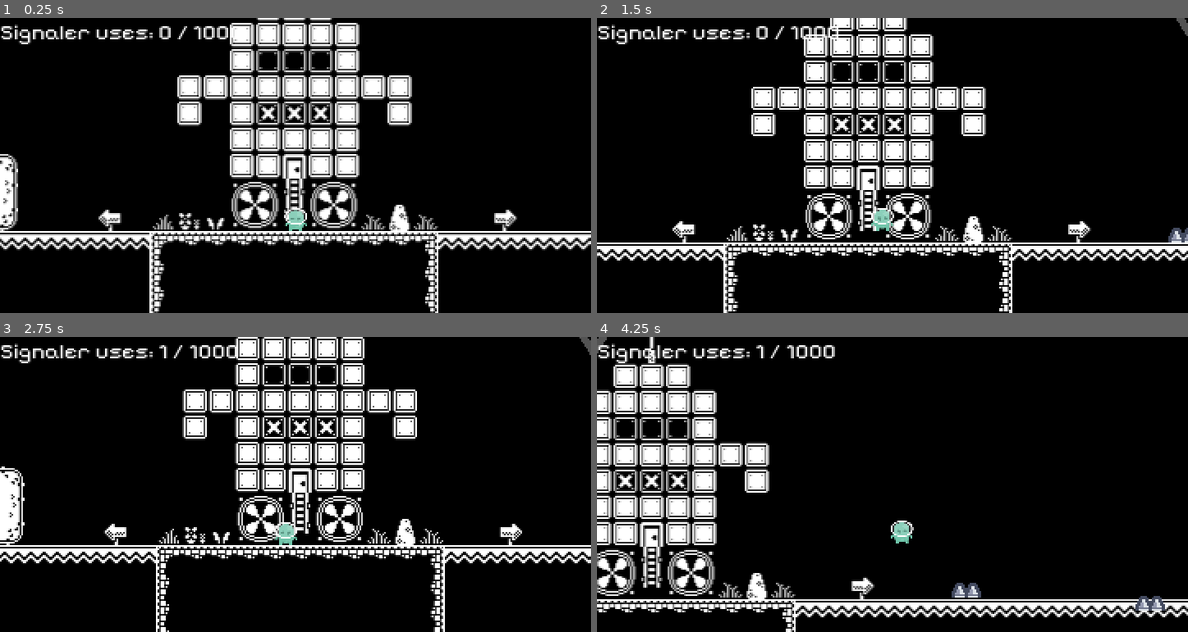
Above: before the commit, frames 1-4 (two rows, left to right).
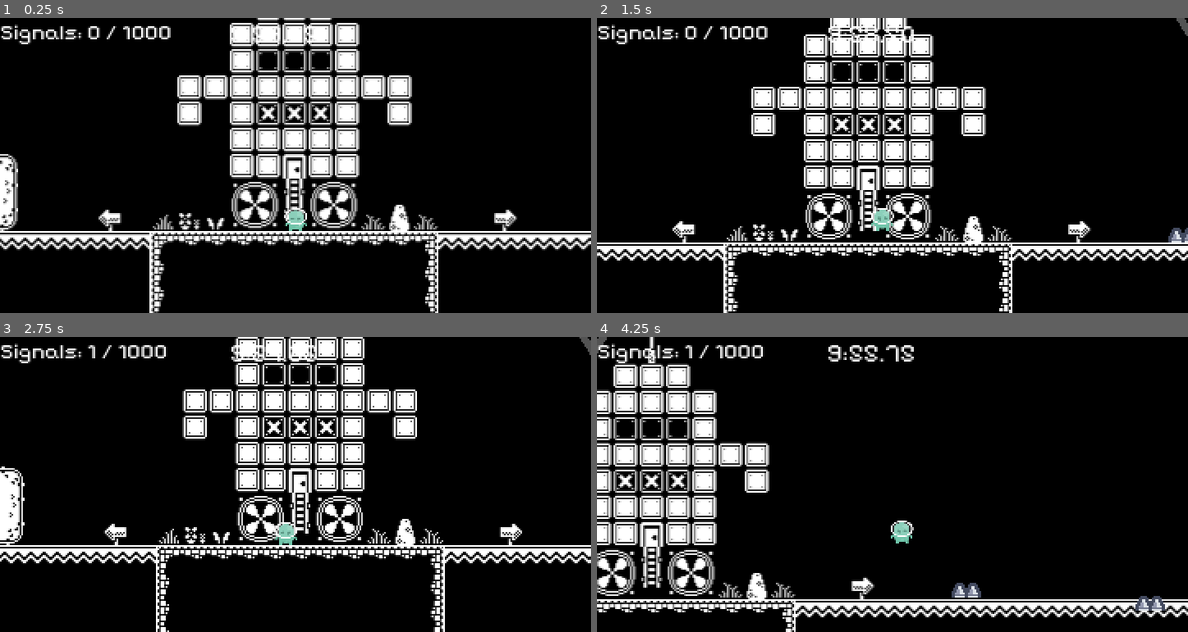
Above: after the commit, the same moments.

Repository: djutemark/ld59
Game: Godot game, scene res://game.tscn
Same seed, same stepped clock (60 frames per second), same inputs: the game is played once before the commit and once after it. The engine's default icon, where the game draws it, is replaced by a stand-in: a white triangle on a blue panel in a dark square.
Inputs:
- Up to frame 1 (0.25 s): no input
- Up to frame 2 (1.5 s): tap Enter at 0.5 s; hold E (use_signaler) 0.53-1.28 s; hold D (move_right) from 0.53 s (still down); tap Space (jump) at 0.77 s; tap R at 1.35 s
- Up to frame 3 (2.75 s): tap Space (jump) at 1.52 s; release D (move_right) at 2.03 s; hold A (move_left) from 2.03 s (still down); hold E (use_signaler) from 2.03 s (still down)
- Up to frame 4 (4.25 s): release A (move_left) at 2.78 s; release E (use_signaler) at 2.78 s; hold D (move_right) from 2.78 s (still down); tap R at 2.85 s; tap Space (jump) at 3.02, 3.77 s; hold E (use_signaler) from 3.53 s (still down)

The runs differ from the first frame. In frame 1, 0.8% of the frame differs, in the area x 10-54%, y 2-9%; in frame 2, 0.9%; in frame 3, 0.9%; in frame 4, 1.1%.

Commit message:
Add game timer

Diff:
--- a/hud.tscn
+++ b/hud.tscn
@@ -2,16 +2,11 @@
 
 [ext_resource type="Script" uid="uid://bs38usivmy2am" path="res://scripts/hud.gd" id="1_64ctp"]
 [ext_resource type="FontFile" uid="uid://1t52y13lu4i1" path="res://fonts/PixelifySans-VariableFont_wght.ttf" id="2_8sq4i"]
-[ext_resource type="Texture2D" uid="uid://b7swtng3asa25" path="res://monochrome_tilemap_transparent.png" id="3_8sq4i"]
 [ext_resource type="PackedScene" uid="uid://xnu6v024vx1n" path="res://gui/gui_key.tscn" id="3_640wx"]
 
 [sub_resource type="Theme" id="Theme_ryrav"]
 default_font = ExtResource("2_8sq4i")
 default_font_size = 14
-
-[sub_resource type="AtlasTexture" id="AtlasTexture_640wx"]
-atlas = ExtResource("3_8sq4i")
-region = Rect2(274, 72, 12, 8)
 
 [node name="HUD" type="CanvasLayer" unique_id=1372894820]
 script = ExtResource("1_64ctp")
@@ -24,6 +19,20 @@
 theme = SubResource("Theme_ryrav")
 text = "NUM_USES"
 
+[node name="Timer" type="Label" parent="." unique_id=1232686466]
+unique_name_in_owner = true
+custom_minimum_size = Vector2(80, 0)
+anchors_preset = 5
+anchor_left = 0.5
+anchor_right = 0.5
+offset_left = -23.5
+offset_right = 23.5
+offset_bottom = 20.0
+grow_horizontal = 2
+text = "TIMERRRR"
+horizontal_alignment = 3
+vertical_alignment = 1
+
 [node name="KeysContainer" type="HFlowContainer" parent="." unique_id=903429837]
 unique_name_in_owner = true
 layout_direction = 3
@@ -35,17 +44,3 @@
 offset_right = -312.0
 offset_bottom = 12.0
 grow_horizontal = 0
-
-[node name="GuiKey" parent="KeysContainer" unique_id=462239723 instance=ExtResource("3_640wx")]
-visible = false
-layout_mode = 2
-
-[node name="TextureRect2" type="TextureRect" parent="KeysContainer" unique_id=454452957]
-visible = false
-layout_mode = 2
-texture = SubResource("AtlasTexture_640wx")
-
-[node name="TextureRect3" type="TextureRect" parent="KeysContainer" unique_id=53048886]
-visible = false
-layout_mode = 2
-texture = SubResource("AtlasTexture_640wx")
--- a/scripts/hud.gd
+++ b/scripts/hud.gd
@@ -1,6 +1,7 @@
 extends CanvasLayer
 
 @export var gui_key: PackedScene
+@export var allowed_time_seconds: float = 60 * 10
 
 var current_signal_uses: int:
 	get:
@@ -22,13 +23,28 @@
 		_add_keys_gui(keys_to_activate)
 		collected_keys = value
 
+var _elapsed_seconds := 0.0
 
 static func to_bit_string(value: int) -> String:
 	return String.num_int64(value, 2)
 
 
+func _process(delta: float) -> void:
+	_elapsed_seconds += delta
+	var seconds_left := allowed_time_seconds - _elapsed_seconds
+
+	%Timer.text = seconds_to_display(seconds_left)
+
+
+static func seconds_to_display(total_seconds: float) -> String:
+	var full_seconds := (floor(total_seconds) as int) % 60
+	var minutes: int = floor(total_seconds) / 60
+	var hundredths := (floor(total_seconds * 100.0) as int) % 100
+	return "%d:%02d.%02d" % [minutes, full_seconds, hundredths]
+
+
 func _update_uses_text() -> void:
-	%NumUses.text = "Signaler uses: %d / %d" % [current_signal_uses, max_signal_uses]
+	%NumUses.text = "Signals: %d / %d" % [current_signal_uses, max_signal_uses]
 
 func _add_keys_gui(keys: int) -> void:
 	print("keys_to_activate = ", to_bit_string(keys))
